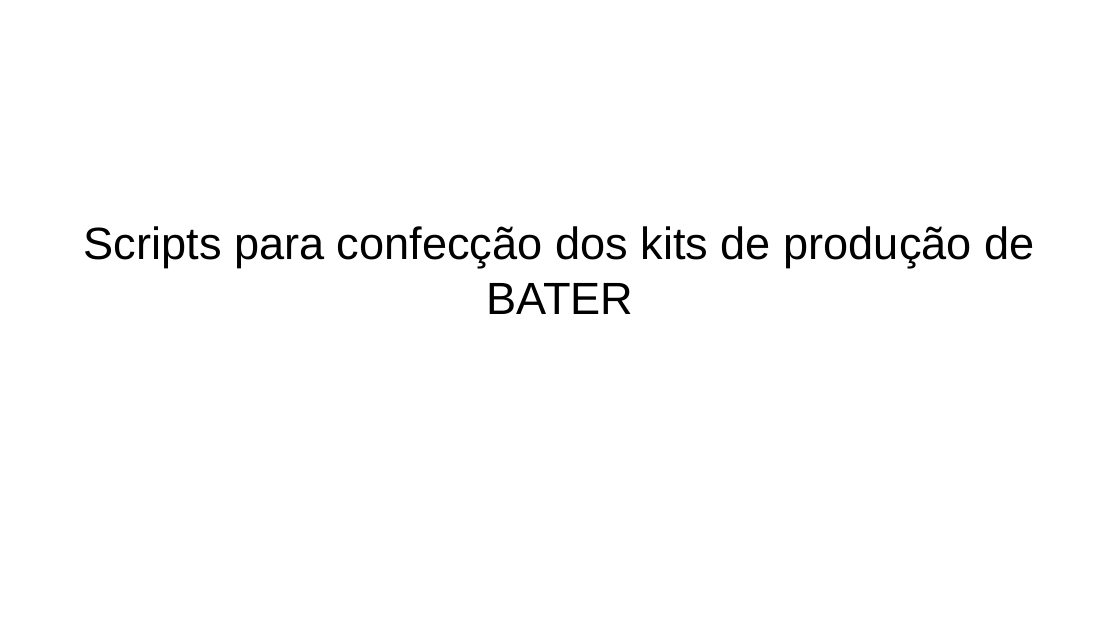
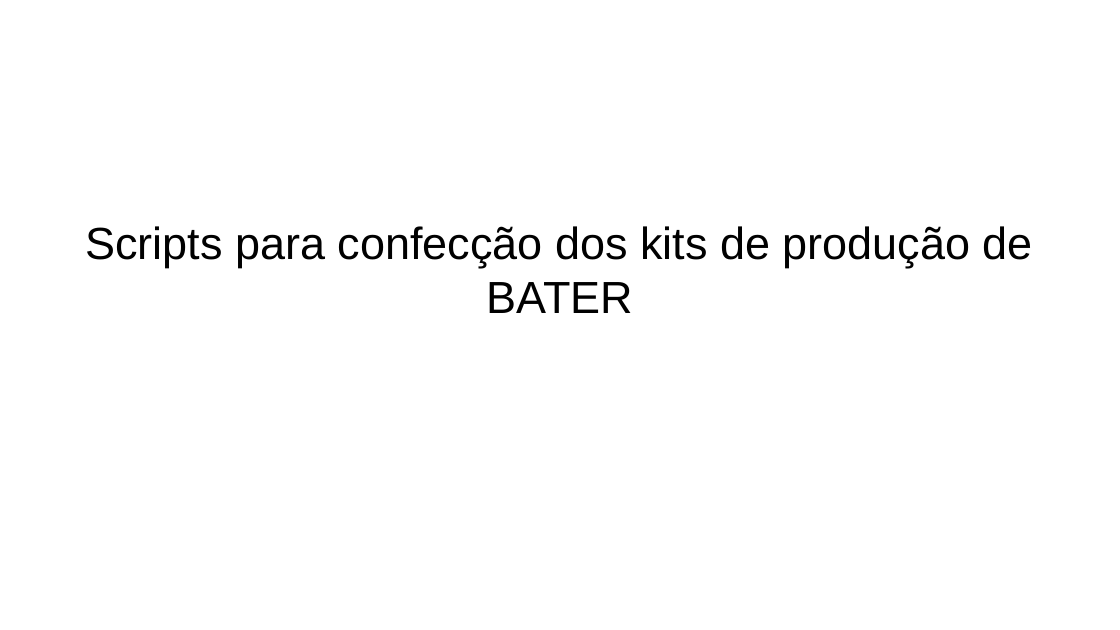
Before and after one commit to jcmartinssh/kits-BATER, a slide deck: slide 1 of apresentacao.odp. Drawn at 1120x630 pixels with LibreOffice and Linux fonts; fonts in the diff are those of the drawing. Boxes give left, top, right and bottom in pixels: in the first picture for what was removed or moved away, otherwise in the second. Text is boxed around its words. In the diff, an @@ line names an element or a change of style, - is before the commit and + after.

```diff
--- a/apresentacao.odp
+++ b/apresentacao.odp
@@ subtitle "Scripts para confecção dos kits ..." at [85,226,1033,313]: size 32 to 31.9 pt @@
```
Also in this commit, not shown: 8 other slides changed, 5 slides added, 1 other file.
